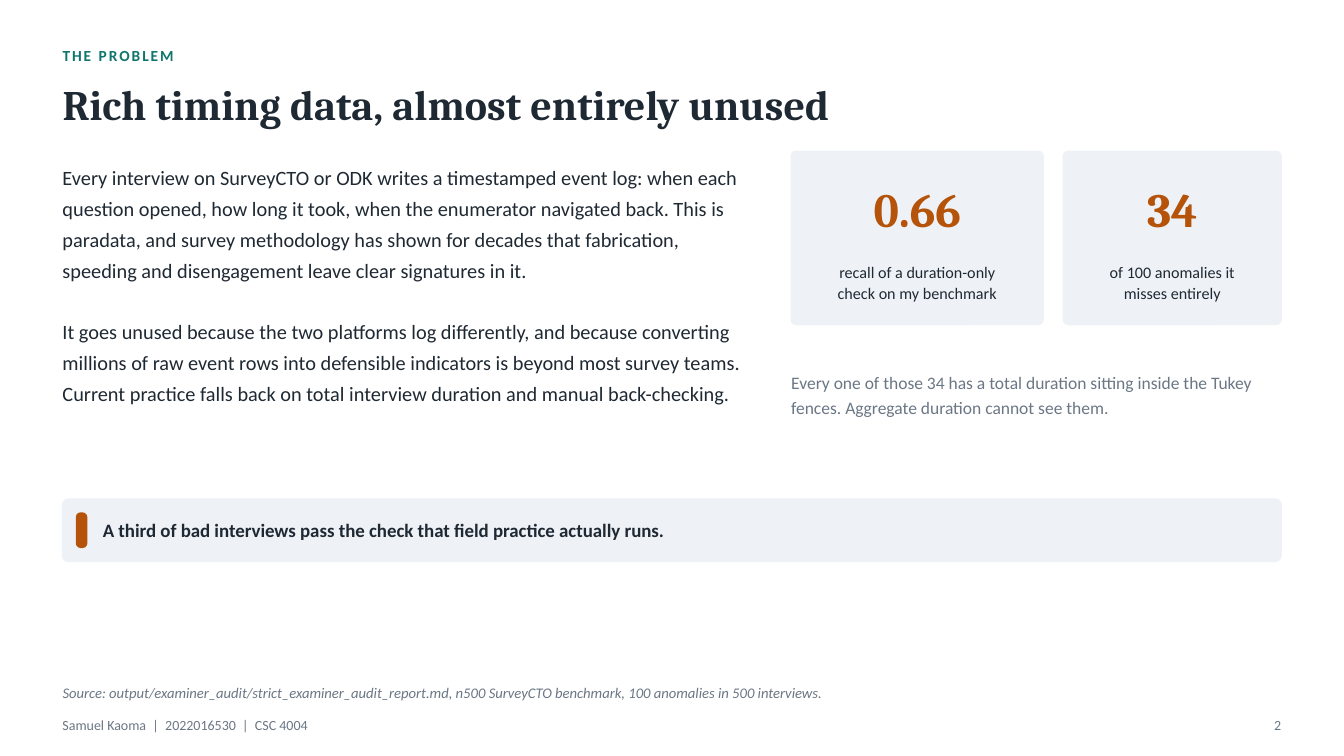
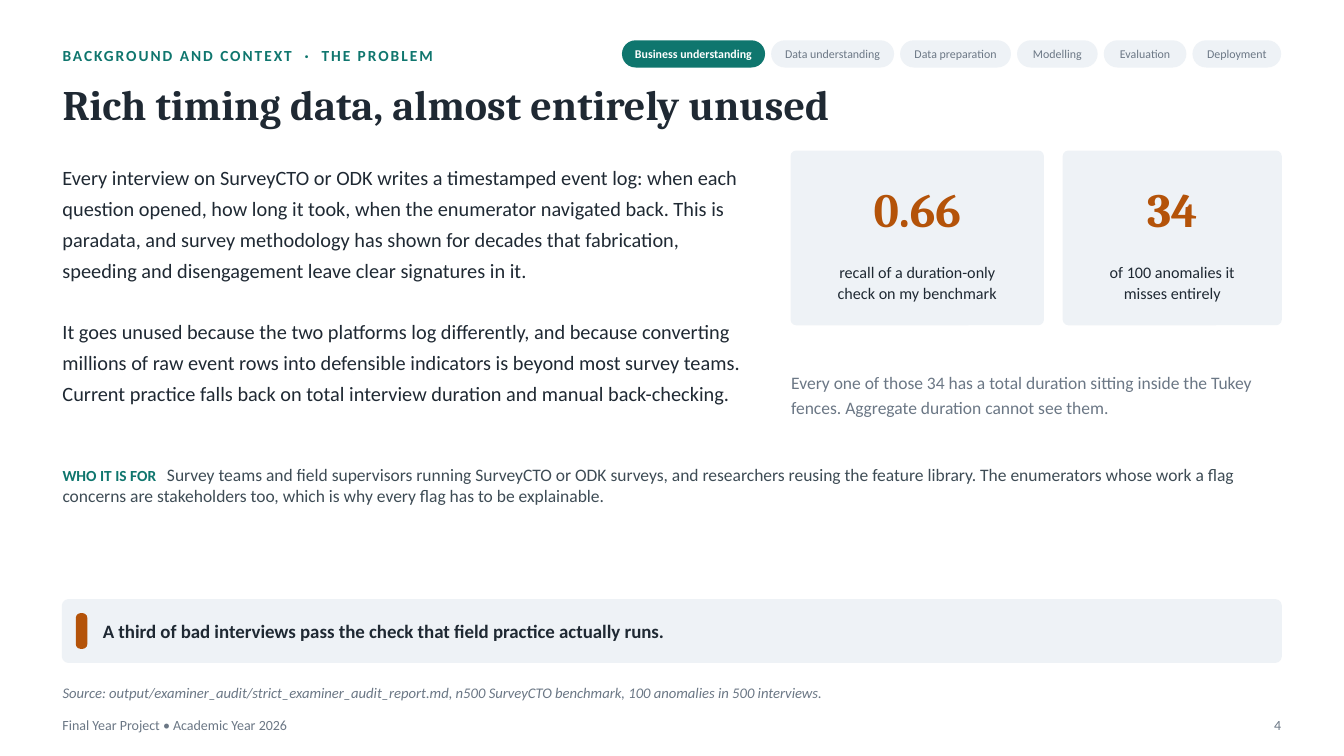
Before and after one commit to Samuelkaoma-eng/SKACE-TIME-DATA, a slide deck: slide 4 of docs/deliverables/Kaoma_Paradata_Presentation.pptx (slide 2 before the commit). Drawn at 1344x756 pixels with LibreOffice and Linux fonts; fonts in the diff are those of the drawing. Boxes give left, top, right and bottom in pixels: in the first picture for what was removed or moved away, otherwise in the second. Text is boxed around its words. In the diff, an @@ line names an element or a change of style, - is before the commit and + after.

Commit message:
Update the presentation deck
Recall gains in percentage points, the stress baseline on the baseline
slide, scaling as cost per interview, canonical profiles on the data slide,
data-quality flags named on the demo slide, and the reference check stated
as in Appendix E. Architecture now comes before data and lists the modules;
footer and slide numbers follow the template; 26 slides cut to 24.

```diff
--- a/docs/deliverables/Kaoma_Paradata_Presentation.pptx
+++ b/docs/deliverables/Kaoma_Paradata_Presentation.pptx
@@ rounded rectangle added at (622,40,765,68), fill #0F766E @@
@@ text added at (635,49,752,60), 8.5 pt, text #FFFFFF, bold @@
+Business understanding
@@ rounded rectangle added at (771,40,894,68), fill #EEF2F6 @@
@@ text added at (785,50,880,60), 8.5 pt, text #6B7785 @@
+Data understanding
@@ rounded rectangle added at (900,40,1011,68), fill #EEF2F6 @@
@@ text added at (914,50,997,60), 8.5 pt, text #6B7785 @@
+Data preparation
@@ rounded rectangle added at (1017,40,1098,68), fill #EEF2F6 @@
@@ text added at (1033,50,1082,60), 8.5 pt, text #6B7785 @@
+Modelling
@@ rounded rectangle added at (1104,40,1187,68), fill #EEF2F6 @@
@@ text added at (1120,50,1170,58), 8.5 pt, text #6B7785 @@
+Evaluation
@@ rounded rectangle added at (1193,40,1281,68), fill #EEF2F6 @@
@@ text added at (1207,50,1266,60), 8.5 pt, text #6B7785 @@
+Deployment
@@ text at (145,233,287,339): text changed @@
-THE PROBLEM
+BACKGROUND AND CONTEXT · THE PROBLEM
@@ text added at (63,469,1234,505), 12.5 pt, text #3E4C55 @@
+WHO IT IS FOR Survey teams and field supervisors running SurveyCTO or ODK surveys, and researchers reusing the feature library. The enumerators whose work a flag concerns are stakeholders too, which is why every flag has to be explainable.
@@ 2 rounded rectangles, 1 text: place and size @@
-2 rounded rectangles, 1 text at (63,499,1281,562)
+2 rounded rectangles, 1 text at (63,600,1281,662)
@@ text at (62,720,287,733): text changed @@
-Samuel Kaoma | 2022016530 | CSC 4004
+Final Year Project • Academic Year 2026
@@ page number at (1274,721,1281,730): text changed @@
-2
+4
```
Also in this commit, not shown: 9 other slides changed, 14 slides added, 21 slides removed.
